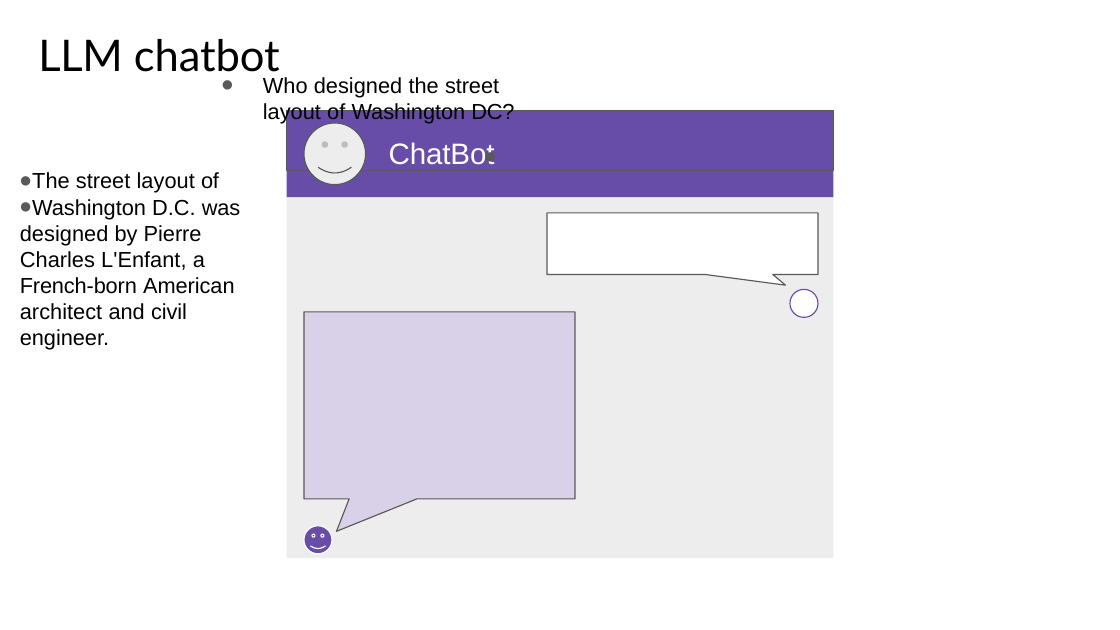
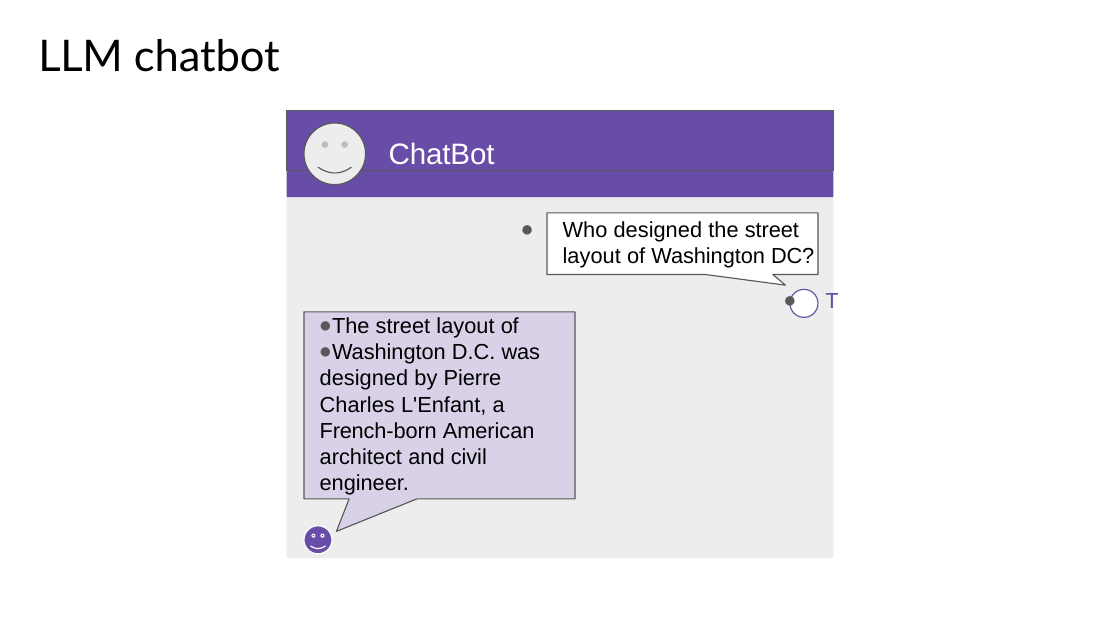
Before and after one commit to DSML-bootcamp/w8-nbs, a slide deck: slide 10 of D2/1. GenAI Intro.pptx (slide 11 before the commit). Drawn at 1120x630 pixels with LibreOffice and Linux fonts; fonts in the diff are those of the drawing; background and template pictures are left out. Boxes give left, top, right and bottom in pixels: in the first picture for what was removed or moved away, otherwise in the second. Text is boxed around its words. In the diff, an @@ line names an element or a change of style, - is before the commit and + after.

```diff
--- a/D2/1. GenAI Intro.pptx
+++ b/D2/1. GenAI Intro.pptx
@@ text "Who designed the street layout ...": place and size @@
-text "Who designed the street layout ..." at bbox=[19, 77, 514, 350]
+text "Who designed the street layout ..." at bbox=[319, 221, 814, 495]
```
Also in this commit, not shown: 28 other slides changed, 16 slides removed.
